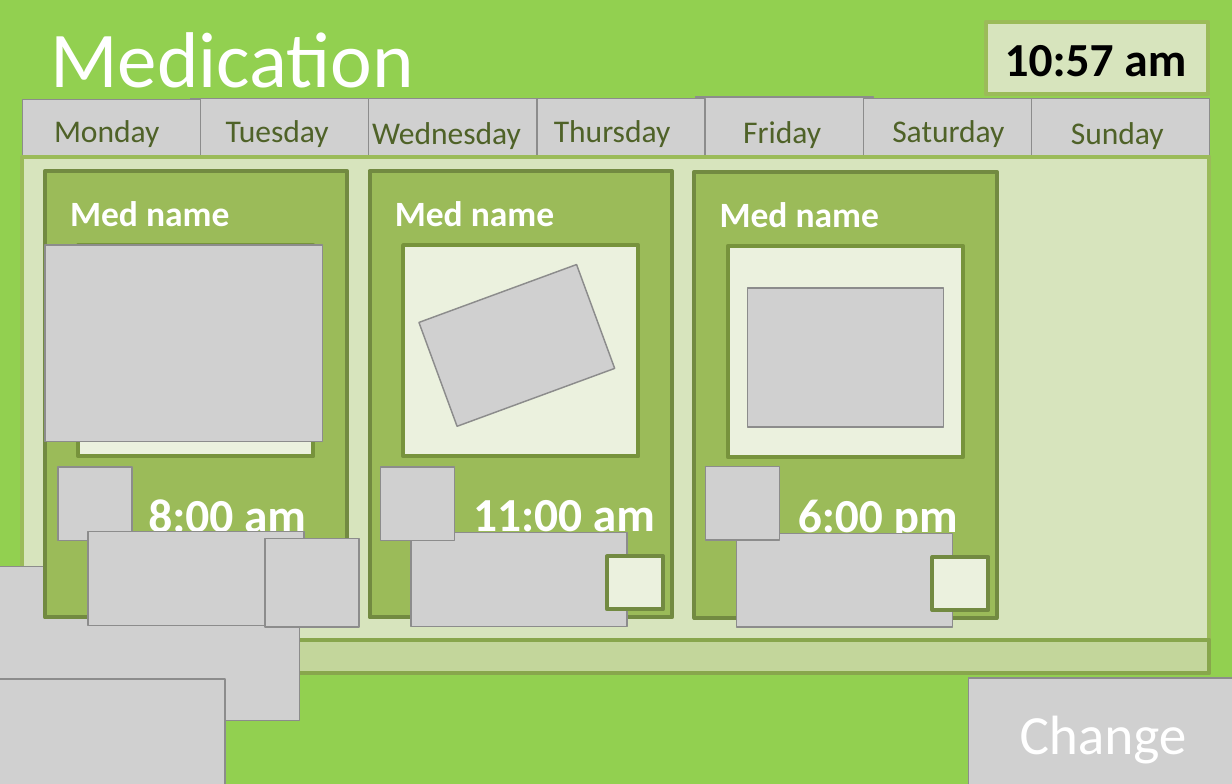
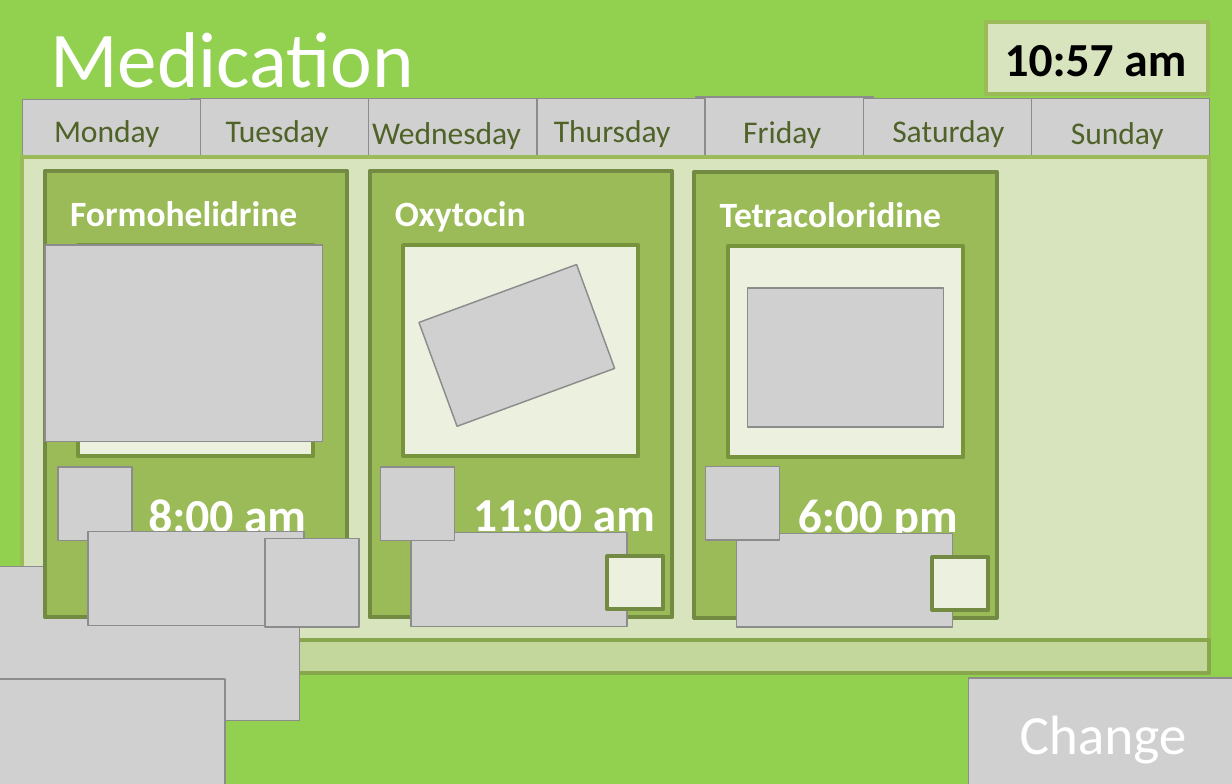
Before and after one commit to Gordo851/Design, a slide deck: slide 8 of story_board.pptx. Drawn at 1232x784 pixels with LibreOffice and Linux fonts; fonts in the diff are those of the drawing; grey boxes stand for pictures. Boxes give left, top, right and bottom in pixels: in the first picture for what was removed or moved away, otherwise in the second. Text is boxed around its words. In the diff, an @@ line names an element or a change of style, - is before the commit and + after.

```diff
--- a/story_board.pptx
+++ b/story_board.pptx
@@ text at <box>70,201,297,226</box>: text changed @@
-Med name
+Formohelidrine
@@ text at <box>395,201,526,232</box>: text changed @@
-Med name
+Oxytocin
@@ text at <box>720,202,941,227</box>: text changed @@
-Med name
+Tetracoloridine
```
Also in this commit, not shown: 4 other slides changed, 1 slide added.
